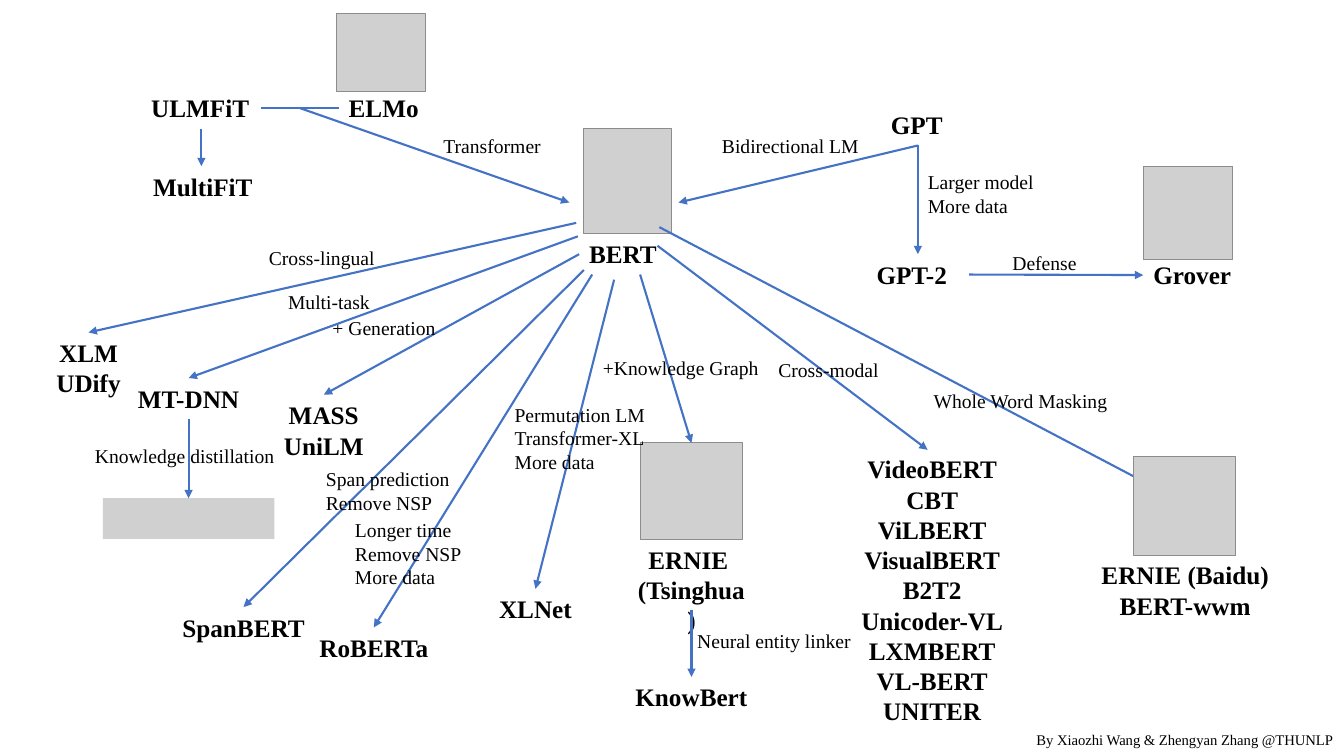
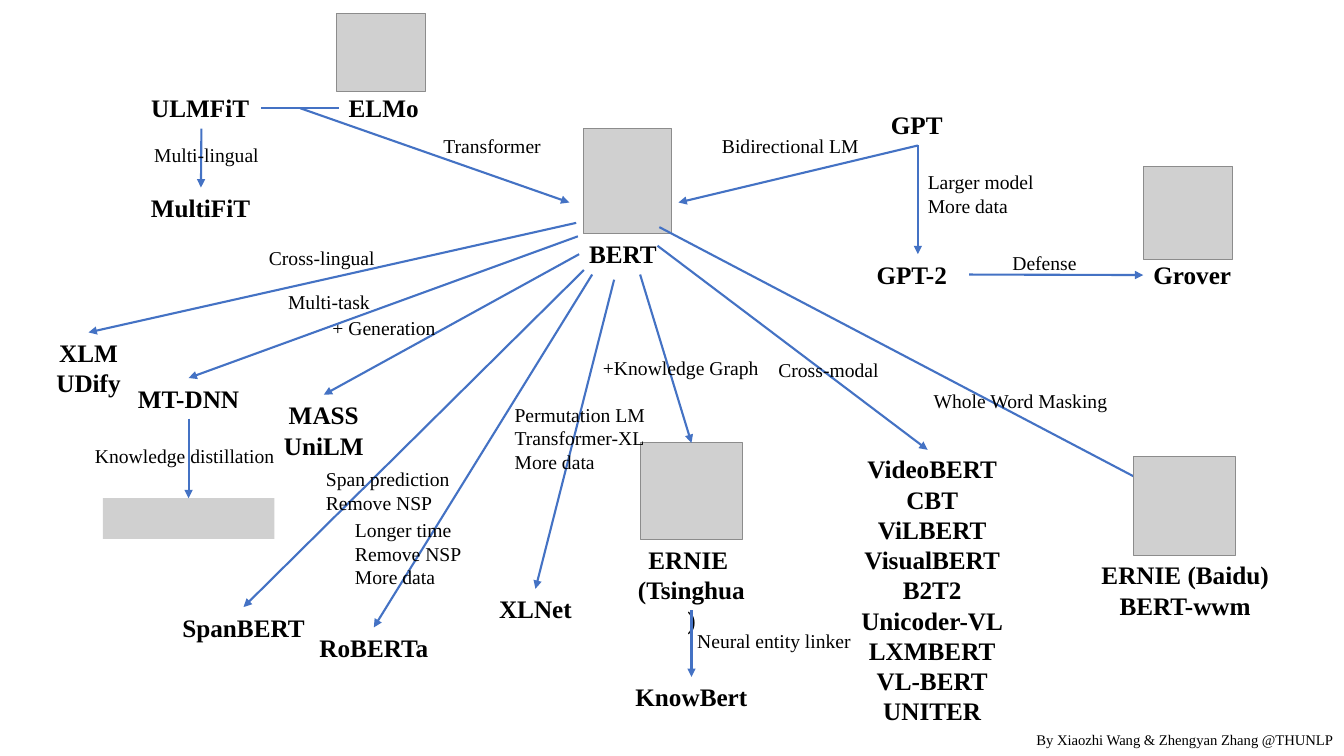
Before and after one commit to thunlp/PLMpapers, a slide deck: slide 1 of PLMfamily.pptx. Drawn at 1344x756 pixels with LibreOffice and Linux fonts; fonts in the diff are those of the drawing; grey boxes stand for pictures. Boxes give left, top, right and bottom in pixels: in the first picture for what was removed or moved away, otherwise in the second. Text is boxed around its words. In the diff, an @@ line names an element or a change of style, - is before the commit and + after.

```diff
--- a/PLMfamily.pptx
+++ b/PLMfamily.pptx
@@ text added at (154, 147, 259, 167), 14 pt, text #000000 @@
+Multi-lingual
@@ arrow moved from (202, 129) - (202, 166) to (202, 129) - (201, 188) @@
@@ text "MultiFiT": place and size @@
-text "MultiFiT" at (153, 178, 252, 197)
+text "MultiFiT" at (151, 199, 250, 218)
```
Also in this commit, not shown: 2 other files.
